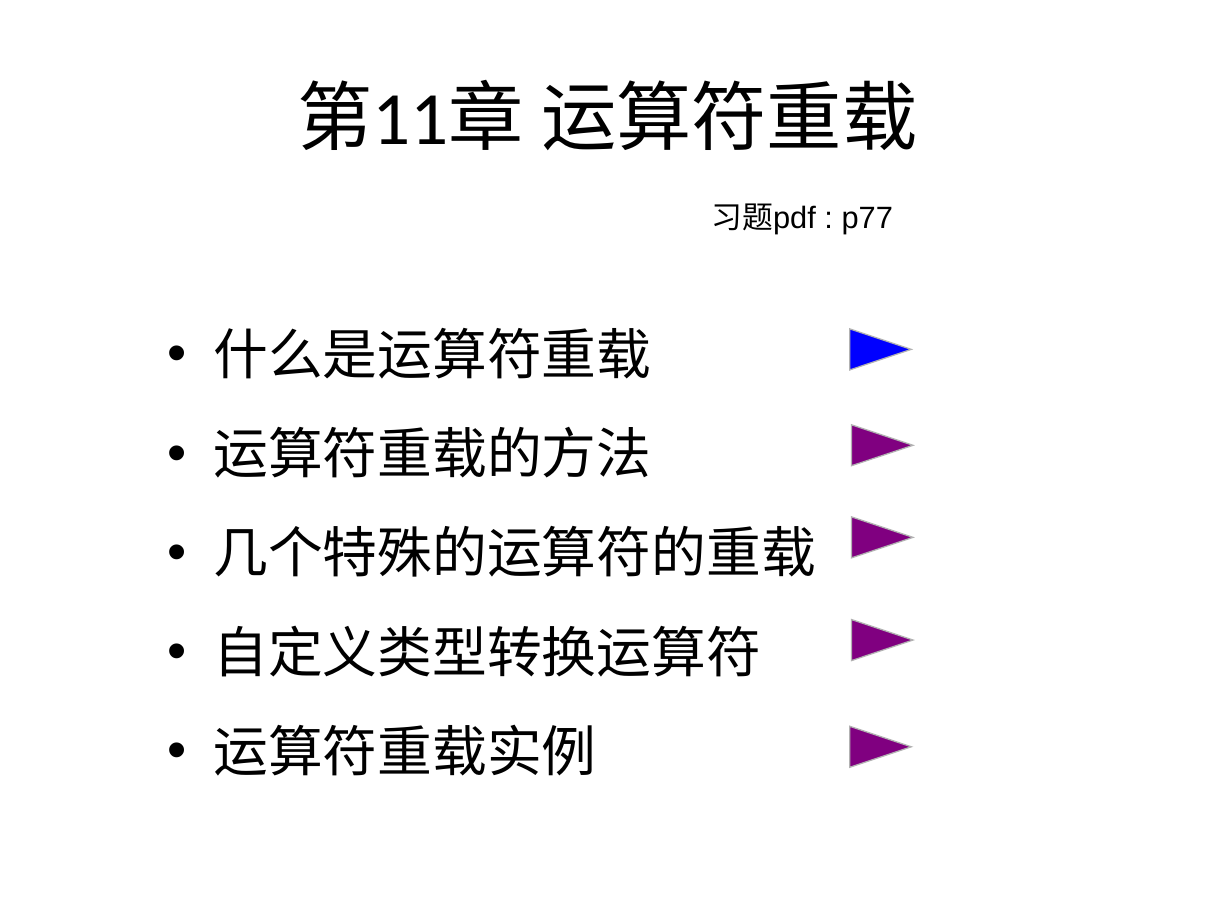
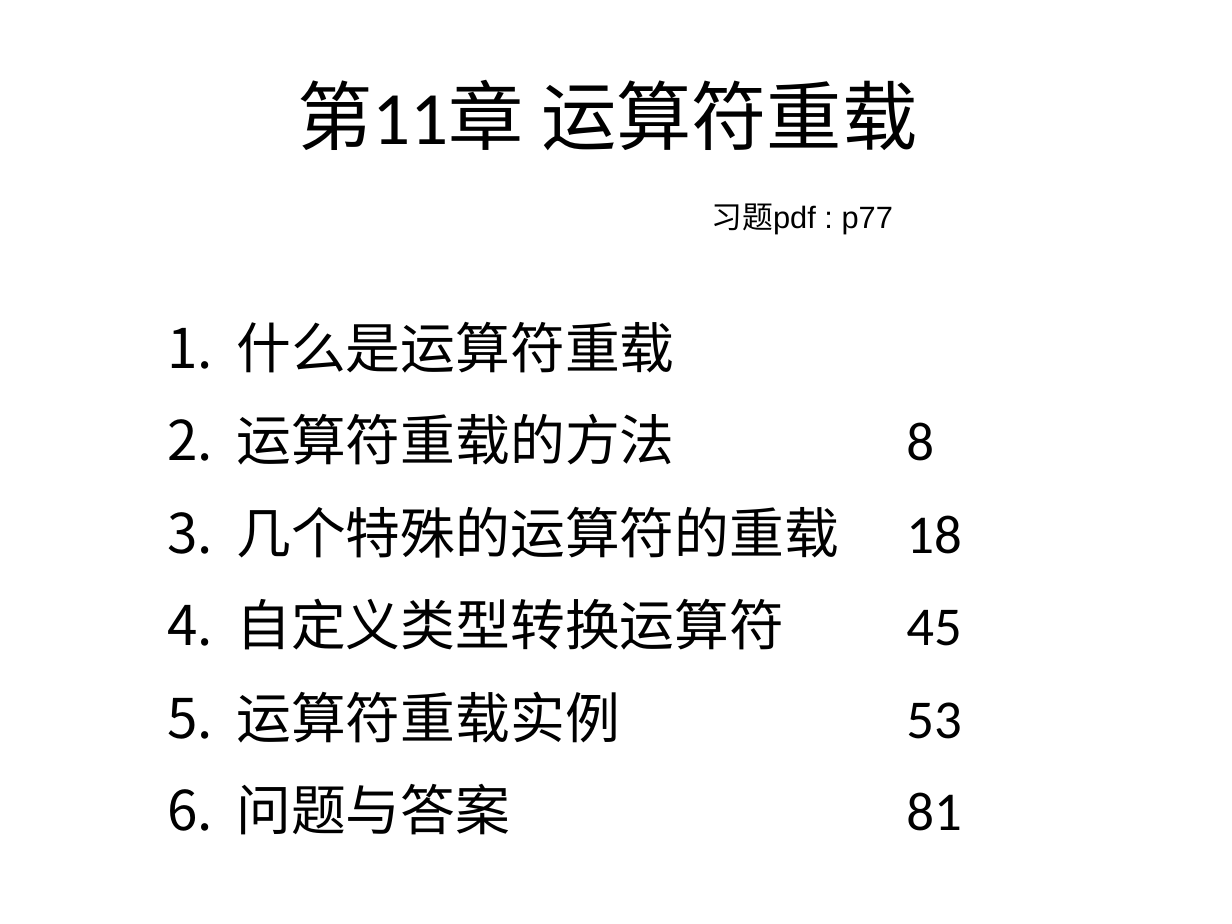
Before and after one commit to wwuhn/wwuhn.github.io, a slide deck: slide 1 of bookspcClassic/C++程序设计翁惠玉/11运算符重载.ppt. Drawn at 1232x924 pixels with LibreOffice and Linux fonts; fonts in the diff are those of the drawing. Boxes give left, top, right and bottom in pixels: in the first picture for what was removed or moved away, otherwise in the second. Text is boxed around its words. In the diff, an @@ line names an element or a change of style, - is before the commit and + after.

```diff
--- a/bookspcClassic/C++程序设计翁惠玉/11运算符重载.ppt
+++ b/bookspcClassic/C++程序设计翁惠玉/11运算符重载.ppt
@@ text at bbox=[236, 322, 674, 373]: bullet • to 1.; line spacing 1.3 to 1.2 @@
@@ triangle removed at bbox=[849, 330, 911, 370] @@
@@ text at bbox=[236, 414, 961, 835]: text changed @@
-• 运算符重载的方法
-• 几个特殊的运算符的重载
-• 自定义类型转换运算符
-• 运算符重载实例
+2. 运算符重载的方法 8
+3. 几个特殊的运算符的重载 18
+4. 自定义类型转换运算符 45
+5. 运算符重载实例 53
+6. 问题与答案 81
@@ triangle removed at bbox=[851, 424, 912, 465] @@
@@ triangle removed at bbox=[851, 517, 912, 557] @@
@@ triangle removed at bbox=[851, 619, 912, 660] @@
@@ triangle removed at bbox=[849, 726, 911, 767] @@
```
Also in this commit, not shown: 7 other slides changed, 10 other files.
